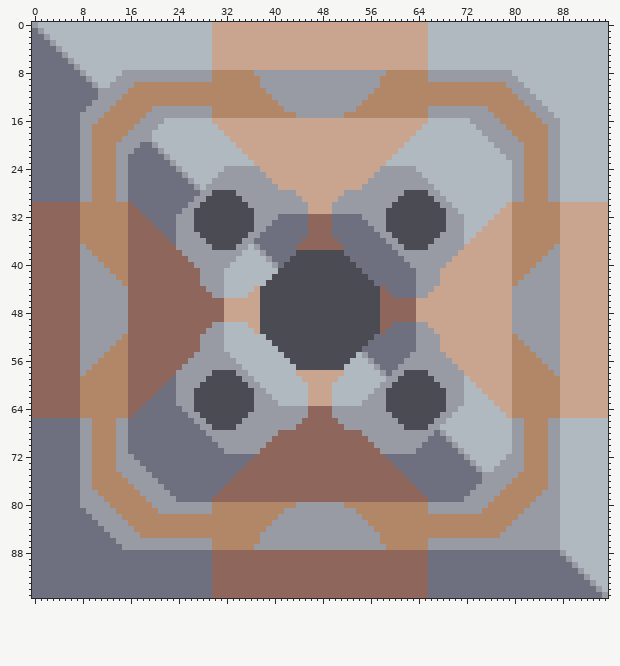
Sprite sheet: sprites/blocks/crafter/big-kiln.png. Above is the file before it was changed.
The file is 96x96 pixels. Colours within 5 levels of each other are drawn and written as one.
After the commit:
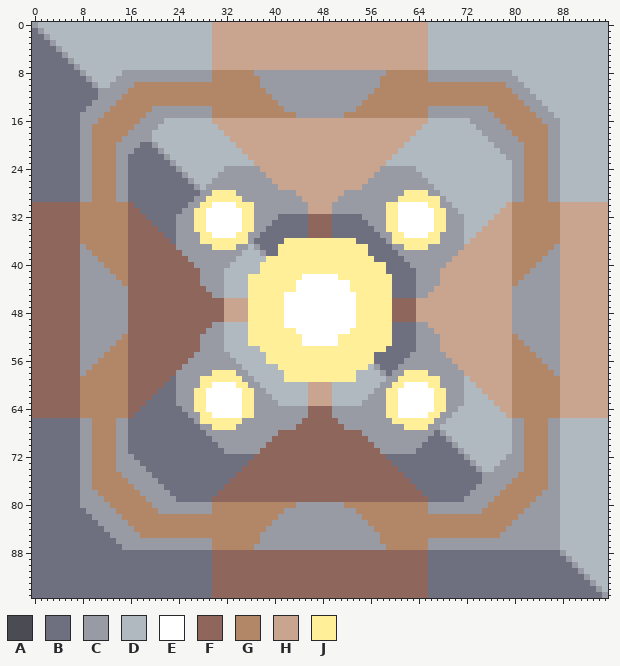
Palette (. is transparent): A #4a4b53  B #6e7080  C #989aa4  D #b0b9bf  E #ffffff  F #8f665b  G #b28768  H #c9a58f  J #ffef99
The exact change:
Colour E replaces colour A in row 30 at x 30 to 33 and 61 to 65; in rows 31 to 34 at x 29 to 34 and 61 to 66; in row 35 at x 30 to 33 and 62 to 65; in row 42 at x 45 to 50; in rows 43 to 44 at x 44 to 52; in rows 45 to 50 at x 42 to 53.
Colour E replaces colour A in row 51 at x 44 to 52; in rows 52 to 53 at x 45 to 50; in row 60 at x 30 to 33 and 62 to 65; in rows 61 to 64 at x 29 to 34 and 61 to 66; in row 65 at x 30 to 34 and 61 to 65.
Colour J replaces colour A in row 28 at x 30 to 33 and 62 to 65; in row 29 at x 29 to 34 and 61 to 66; in row 30 at x 28 to 29, 34 to 35, 60 and 66 to 67; in rows 31 to 34 at x 27 to 28, 35 to 36, 59 to 60 and 67 to 68; in row 35 at x 28 to 29, 34 to 35, 60 to 61 and 66 to 67; in row 36 at x 29 to 34 and 61 to 66.
Colour J replaces colour A in row 37 at x 30 to 33 and 62 to 65; in row 38 at x 44 to 51; in row 39 at x 43 to 52; in row 40 at x 42 to 53; in row 41 at x 41 to 54; in row 42 at x 40 to 44 and 51 to 55.
Colour J replaces colour A in row 43 at x 39 to 43 and 53 to 56; in row 44 at x 38 to 43 and 53 to 57; in rows 45 to 50 at x 38 to 41 and 54 to 57; in row 51 at x 38 to 43 and 53 to 57; in row 52 at x 39 to 44 and 51 to 56; in row 53 at x 40 to 44 and 51 to 55.
Colour J replaces colour A in row 54 at x 41 to 54; in row 55 at x 42 to 53; in row 56 at x 43 to 52; in row 57 at x 44 to 51; in row 58 at x 30 to 33 and 62 to 65; in row 59 at x 29 to 34 and 61 to 66.
Colour J replaces colour A in row 60 at x 28 to 29, 34 to 35, 60 to 61 and 66 to 67; in rows 61 to 64 at x 27 to 28, 35 to 36, 59 to 60 and 67 to 68; in row 65 at x 28 to 29, 35, 60 and 66 to 67; in row 66 at x 29 to 34 and 61 to 66; in row 67 at x 30 to 33 and 62 to 65.
Colour J replaces colour B in row 36 at x 42 to 44 and 51 to 53; in rows 37 to 38 at x 41 to 43 and 52 to 55; in row 39 at x 40 to 42 and 53 to 56; in row 40 at x 41 and 54 to 58; in row 41 at x 55 to 58; in row 42 at x 56 to 59.
Colour J replaces colour B in row 43 at x 57 to 59; in row 44 at x 59; in row 51 at x 59; in row 52 at x 57 to 59; in row 53 at x 56 to 59; in row 54 at x 55 to 58.
Colour J replaces colour B in row 55 at x 56.
Colour J replaces colour C in row 29 at x 67; in row 30 at x 36 and 59; in row 36 at x 28, 35, 60 and 67; in row 39 at x 39; in row 40 at x 40; in row 55 at x 55.
Colour J replaces colour C in row 56 at x 56; in row 59 at x 28 and 67; in row 65 at x 36 and 59; in row 66 at x 28 and 60.
Colour J replaces colour D in row 40 at x 38 to 39; in row 41 at x 38 to 40; in row 42 at x 36 to 39; in row 43 at x 36 to 38; in row 44 at x 36; in row 51 at x 36.
Colour J replaces colour D in row 52 at x 36 to 38; in row 53 at x 36 to 39; in row 54 at x 38 to 40; in row 55 at x 39 to 41 and 54; in row 56 at x 39 to 42 and 53 to 55; in row 57 at x 41 to 43 and 52 to 55.
Colour J replaces colour D in row 58 at x 42 to 43 and 52 to 53; in row 59 at x 42 to 44 and 51 to 53.
Colour J replaces colour F in row 36 at x 45 to 50; in row 37 at x 44 to 51; in row 44 at x 58; in rows 45 to 50 at x 58 to 59; in row 51 at x 58.
Colour J replaces colour H in row 44 at x 37; in rows 45 to 50 at x 36 to 37; in row 51 at x 37; in row 58 at x 44 to 51; in row 59 at x 45 to 50.
Where, in picture pixels (left, top, right, bottom), the same in both pictures:
changed: (194, 190, 446, 430)
